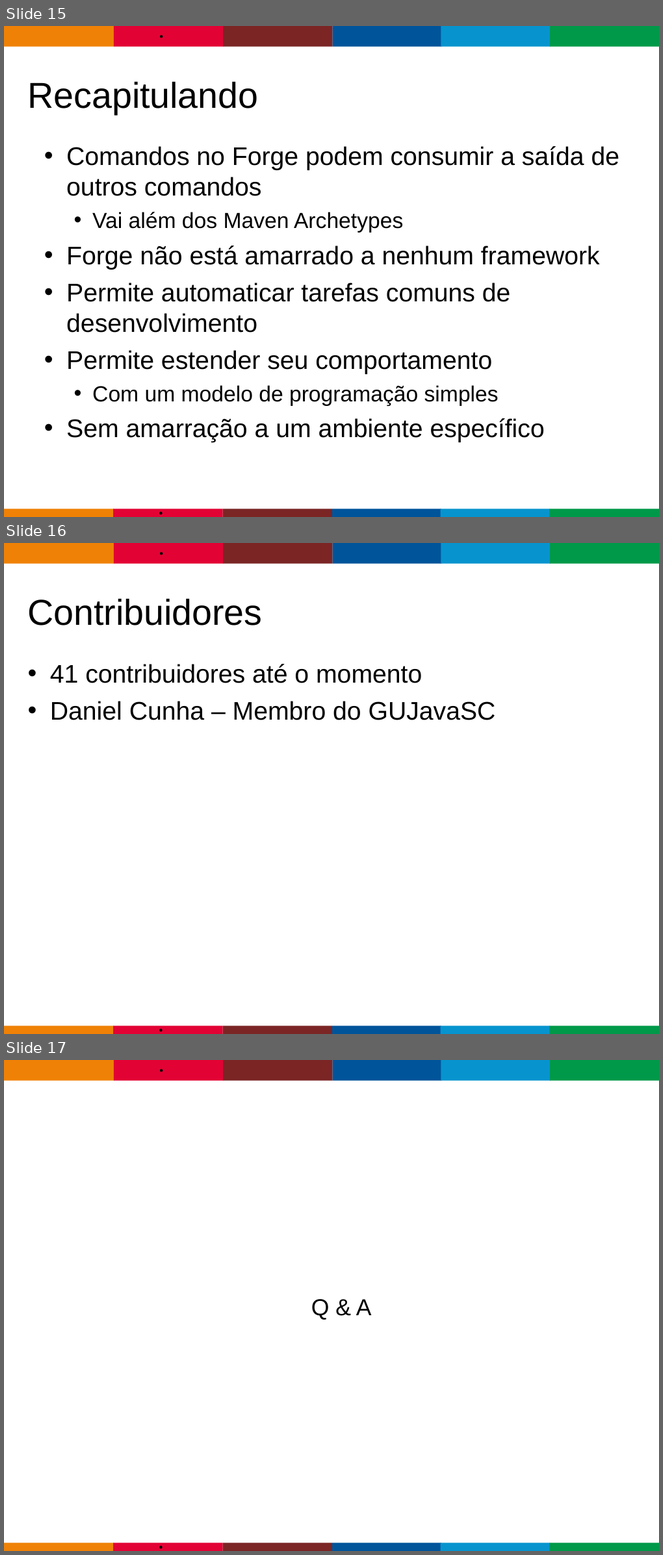
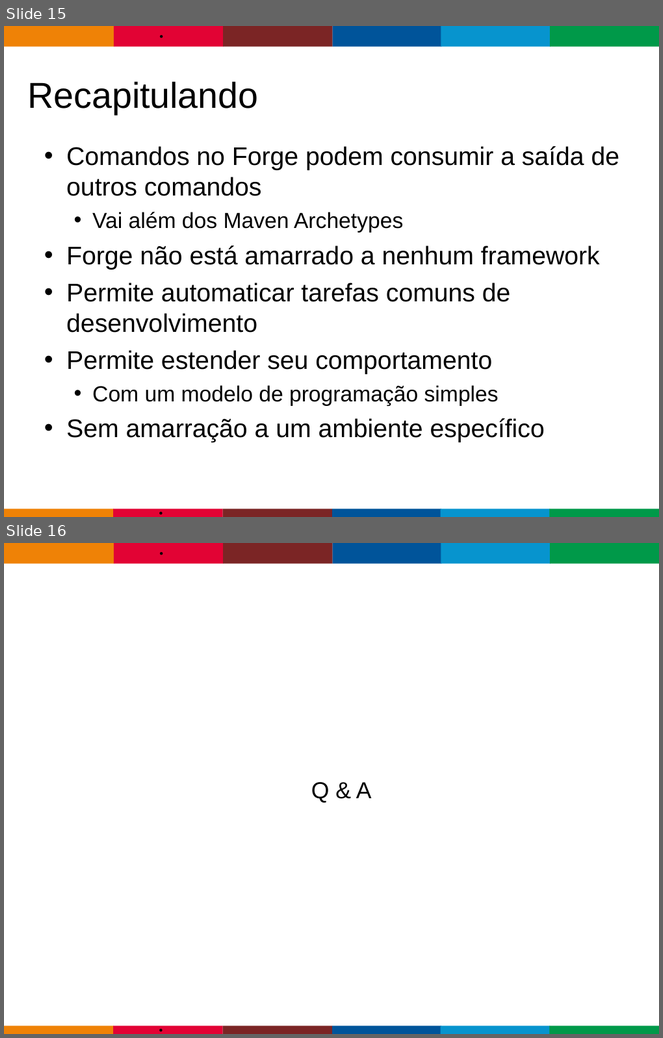
Before and after one commit to gastaldi/talks, a slide deck: Forge/TDC2014/TDC_2014-JBossForge.odp. Shown one above the other, each under a label of ours: slides 15, 16 and 17 before the commit, slides 15 and 16 after it. The pictures are 663x1555 and 663x1038 pixels, drawn with LibreOffice and Linux fonts; fonts in the diff are those of the drawing; background and template pictures are left out. Boxes give left, top, right and bottom in pixels: in the first picture for what was removed or moved away, otherwise in the second. Text is boxed around its words. In the diff, an @@ line names an element or a change of style, - is before the commit and + after.

```diff
--- a/Forge/TDC2014/TDC_2014-JBossForge.odp
+++ b/Forge/TDC2014/TDC_2014-JBossForge.odp
@@ slide 16 removed at [4, 543, 659, 1034], background #FFFFFF; not listed: 13 template elements that a slide beside it also shows @@
@@ title removed at [28, 598, 263, 626] @@
-Contribuidores
@@ text removed at [50, 664, 496, 720] @@
-• 41 contribuidores até o momento
-• Daniel Cunha – Membro do GUJavaSC
@@ what was slide 17 is now slide 16 @@
```
Also in this commit, not shown: 1 slide changed.
